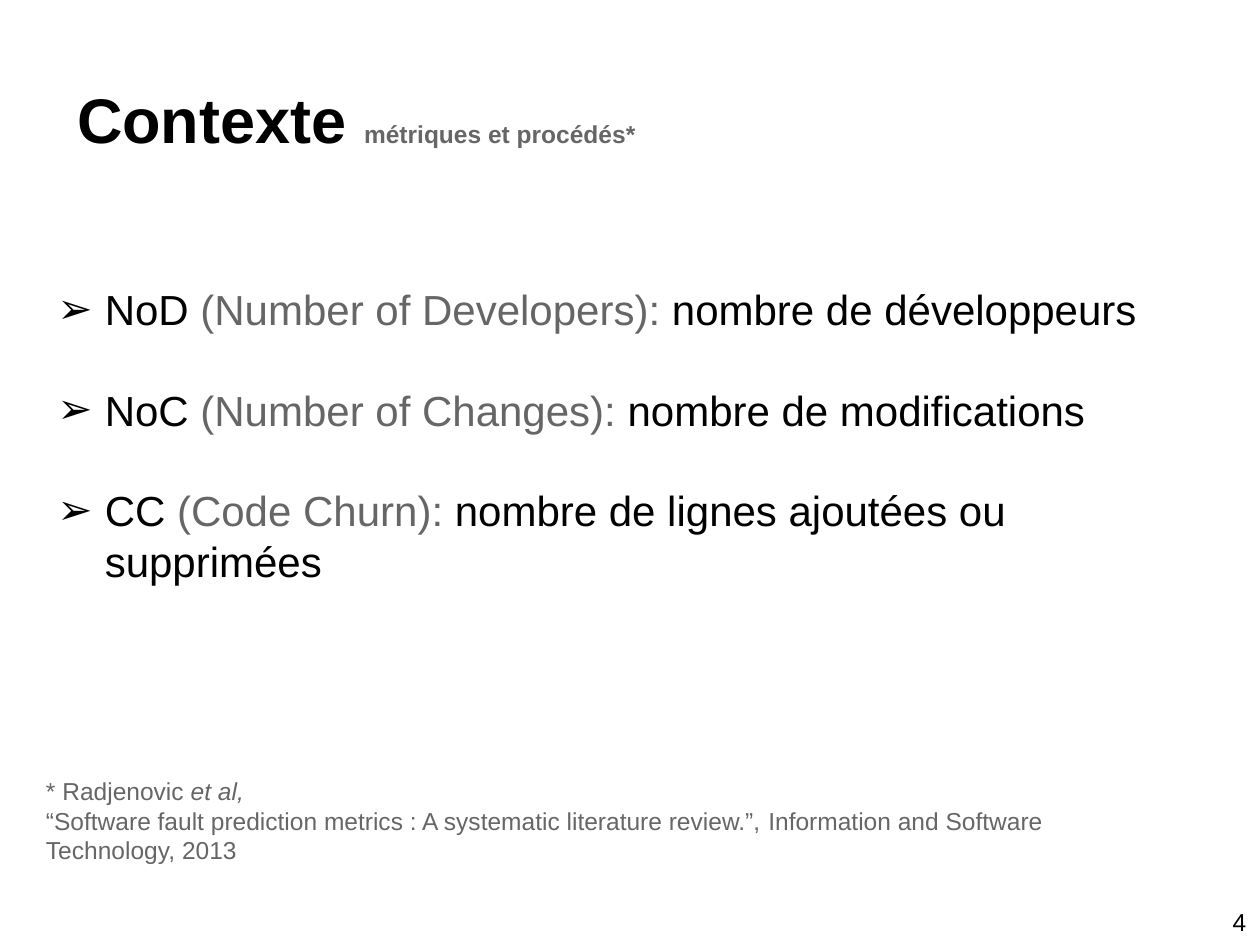
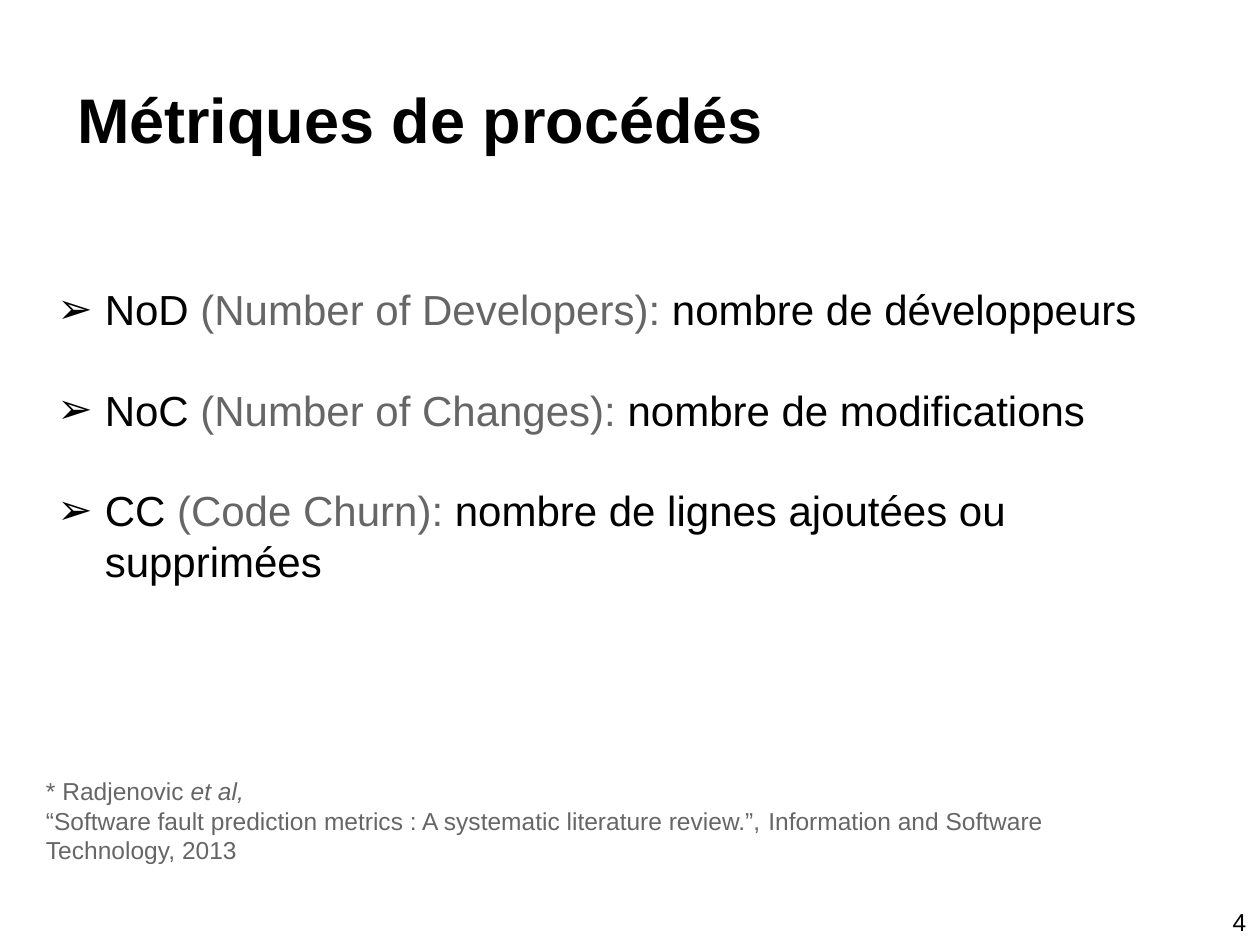
Before and after one commit to stonesong/Stage, a slide deck: slide 4 of presentation/presStageM2.pptx. Drawn at 1260x945 pixels with LibreOffice and Linux fonts; fonts in the diff are those of the drawing. Boxes give left, top, right and bottom in pixels: in the first picture for what was removed or moved away, otherwise in the second. Text is boxed around its words. In the diff, an @@ line names an element or a change of style, - is before the commit and + after.

Commit message:
presentation release 2.1

```diff
--- a/presentation/presStageM2.pptx
+++ b/presentation/presStageM2.pptx
@@ title at [77,96,763,155]: text changed; size 14 to 36 pt; text colour #666666 to #000000 @@
-Contexte métriques et procédés*
+Métriques de procédés
```
Also in this commit, not shown: 1 other file.
